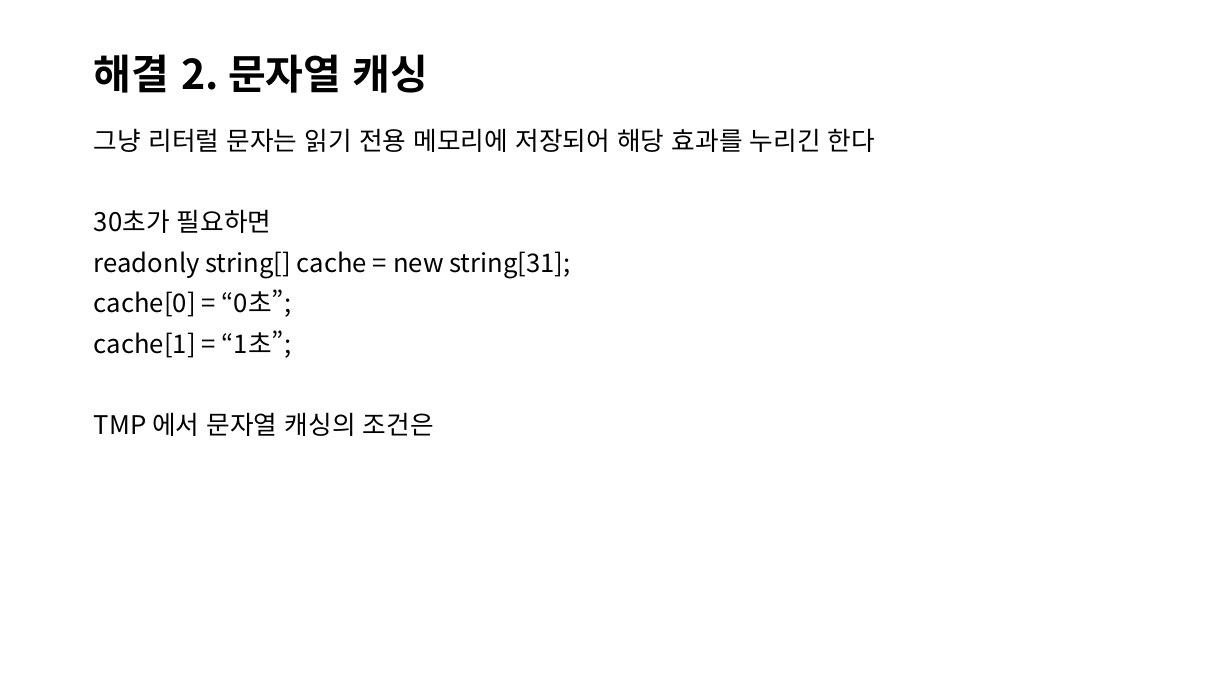
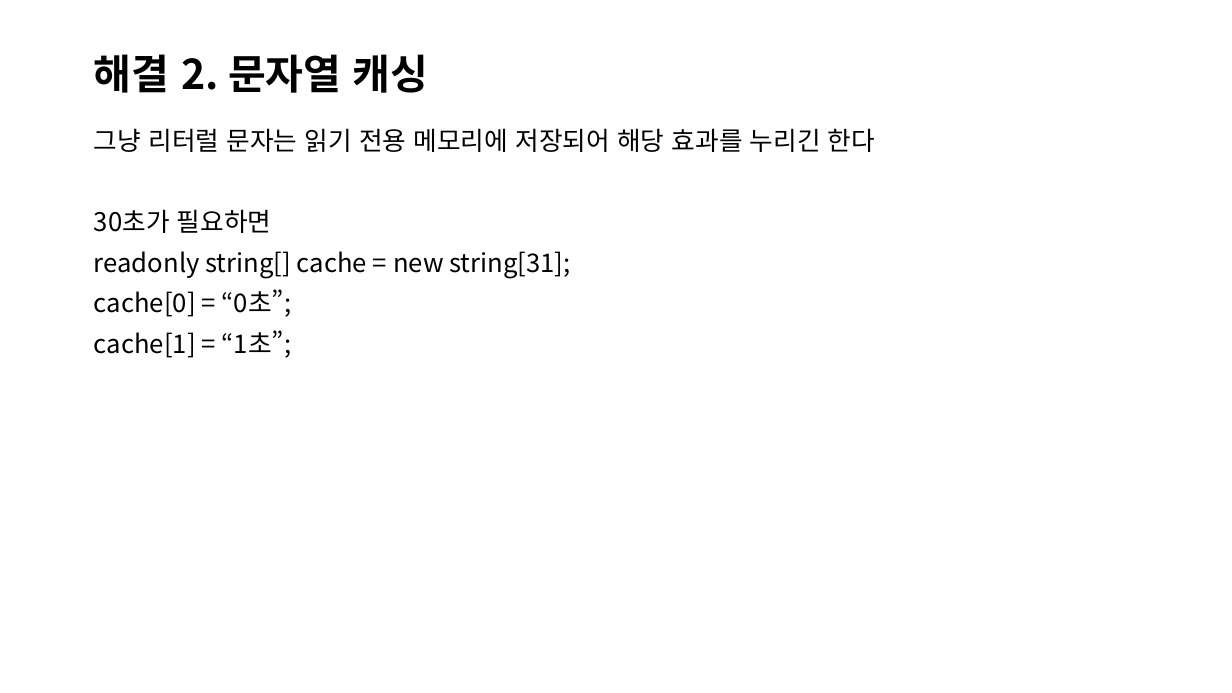
Before and after one commit to kimgaejin/CodeReview, a slide deck: slide 9 of #presentations/013_kimgaejin_string.pptx. Drawn at 1232x693 pixels with LibreOffice and Linux fonts; fonts in the diff are those of the drawing. Boxes give left, top, right and bottom in pixels: in the first picture for what was removed or moved away, otherwise in the second. Text is boxed around its words. In the diff, an @@ line names an element or a change of style, - is before the commit and + after.

```diff
--- a/#presentations/013_kimgaejin_string.pptx
+++ b/#presentations/013_kimgaejin_string.pptx
@@ text at (94, 412, 434, 436): paragraph removed @@
-TMP 에서 문자열 캐싱의 조건은
```
Also in this commit, not shown: 1 other slide changed.
